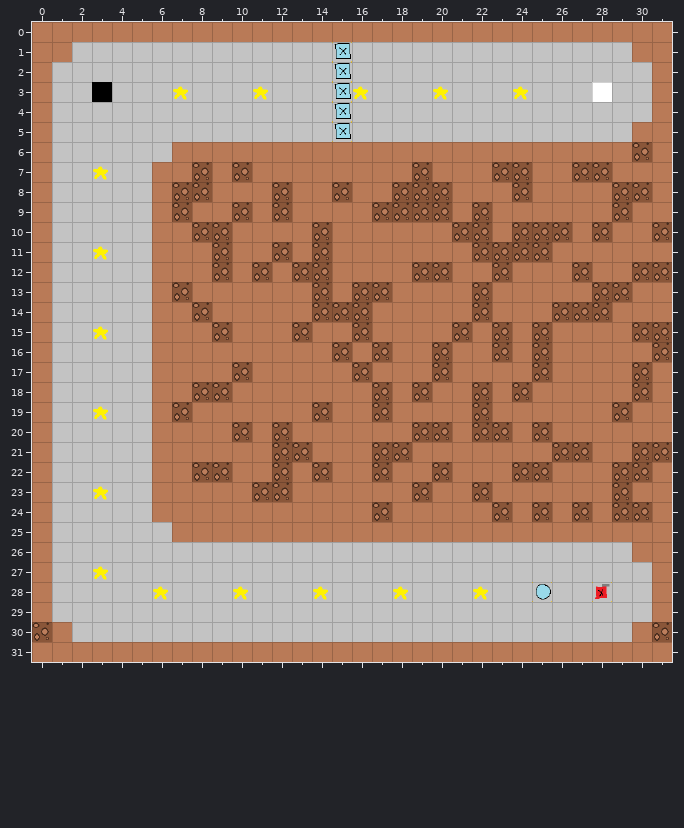
Tiled map (JSON), stored at maps/03.json. Above is the file before it was changed.
Cells are 32x32 px. Shown: x 0..31, y 0..31. Tiles whose own drawing changed are shown in their newer look in all pictures.
The same view after the edit:
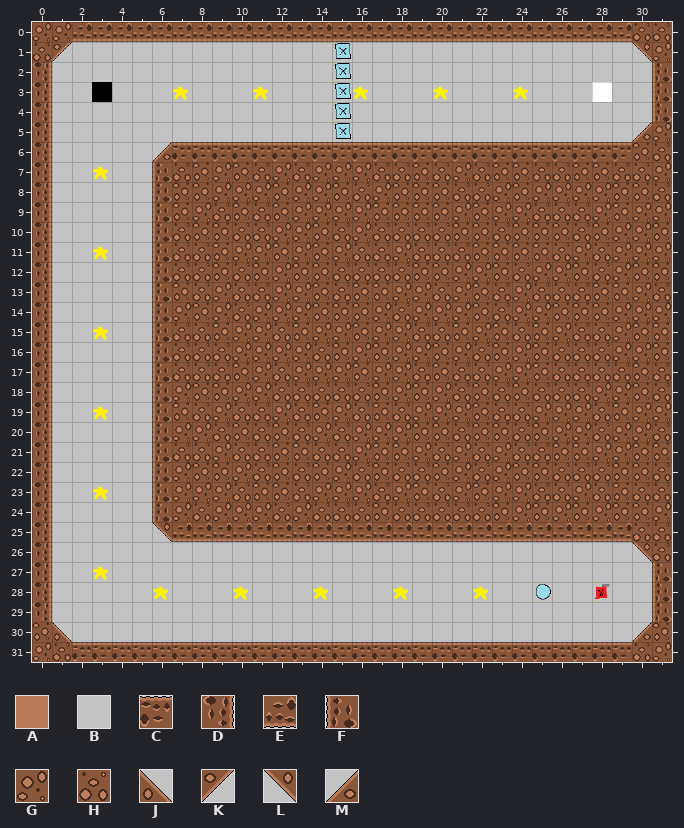
Key: from "tiles": A 0, B 1, C 10, D 11, E 12, F 13, G 14, H 15, J 16, K 17, L 18, M 19.
_ is an empty cell.
The edit:
Layer "03":
y 0: x 0..31 AAAAAAAAAAAAAAAAAAAAAAAAAAAAAAAA -> GGEEEEEEEEEEEEEEEEEEEEEEEEEEEEHH
y 1: x 0..1 AA -> HK; x 30..31 AA -> LG
y 2..4: x 0 A -> D; x 31 A -> F
y 5: x 0 A -> D; x 30..31 AA -> MG
y 6: x 0 A -> D; x 6..29 BAAAAAAAAAAAAAAAAAAAAAAA -> MCCCCCCCCCCCCCCCCCCCCCCC; x 31 A -> H
y 7: x 0 A -> D; x 6..7 AA -> FH; x 9 A -> G; x 11..18 AAAAAAAA -> HGHGGGHH; x 20..22 AAA -> HGH; x 25..26 AA -> HH; x 29..31 AAA -> HHG
y 8: x 0 A -> D; x 6 A -> F; x 9..11 AAA -> GGG; x 13..14 AA -> GG; x 16..17 AA -> HG; x 21..23 AAA -> HHG; x 25..28 AAAA -> GGGG; x 31 A -> H
y 9: x 0 A -> D; x 6 A -> F; x 8..9 AA -> GH; x 11 A -> H; x 13..16 AAAA -> GGGG; x 21 A -> G; x 23..28 AAAAAA -> GGHHHG; x 30..31 AA -> GG
y 10: x 0 A -> D; x 6..7 AA -> FH; x 10..13 AAAA -> HHGG; x 15..20 AAAAAA -> HGHHHH; x 23 A -> H; x 27 A -> H; x 29..30 AA -> GG
y 11: x 0 A -> D; x 6..8 AAA -> FHH; x 10..11 AA -> GG; x 13 A -> G; x 15..21 AAAAAAA -> GHHGHHH; x 26..31 AAAAAA -> HGHGGG
y 12: x 0 A -> D; x 6..8 AAA -> FHH; x 10 A -> H; x 12 A -> G; x 15..18 AAAA -> HHHH; x 21..22 AA -> GG; x 24..26 AAA -> HGG; x 28..29 AA -> HG
y 13: x 0 A -> D; x 6 A -> F; x 8..13 AAAAAA -> HGHHGG; x 15 A -> H; x 18..21 AAAA -> GGHG; x 23..27 AAAAA -> HGHHH; x 30..31 AA -> GH
y 14: x 0 A -> D; x 6..7 AA -> FG; x 9..13 AAAAA -> GHGGG; x 17..21 AAAAA -> GHGGG; x 23..25 AAA -> HGG; x 29..31 AAA -> GGG
y 15: x 0 A -> D; x 6..8 AAA -> FHH; x 10..12 AAA -> GGH; x 14..15 AA -> GG; x 17..20 AAAA -> GGHH; x 22 A -> G; x 24 A -> H; x 26..29 AAAA -> GHHG
y 16: x 0 A -> D; x 6..14 AAAAAAAAA -> FHHHGGGGH; x 16 A -> G; x 18..19 AA -> GG; x 21..22 AA -> GH; x 24 A -> G; x 26..30 AAAAA -> HHHGG
y 17: x 0 A -> D; x 6..9 AAAA -> FHHH; x 11..15 AAAAA -> GHGGG; x 17..19 AAA -> GGH; x 21..24 AAAA -> HHGG; x 26..29 AAAA -> HHHH; x 31 A -> H
y 18: x 0 A -> D; x 6..7 AA -> FG; x 10..16 AAAAAAA -> GGHHHHH; x 18 A -> G; x 20..21 AA -> GH; x 23 A -> H; x 25..29 AAAAA -> HHHGG; x 31 A -> H
y 19: x 0 A -> D; x 6 A -> F; x 8..13 AAAAAA -> HGHHGH; x 15..16 AA -> GH; x 18..21 AAAA -> HGGG; x 23..28 AAAAAA -> HHGGGH; x 30..31 AA -> GG
y 20: x 0 A -> D; x 6..9 AAAA -> FGGH; x 11 A -> H; x 13..18 AAAAAA -> HGHGGG; x 21 A -> H; x 24 A -> H; x 26..31 AAAAAA -> GGHGGH
y 21: x 0 A -> D; x 6..11 AAAAAA -> FHHGHH; x 14..16 AAA -> HHG; x 19..25 AAAAAAA -> GHGHGHH; x 28..29 AA -> GG
y 22: x 0 A -> D; x 6..7 AA -> FG; x 10..11 AA -> GH; x 13 A -> H; x 15..16 AA -> GH; x 18..19 AA -> HH; x 21..23 AAA -> GHG; x 26..28 AAA -> HHH; x 31 A -> H
y 23: x 0 A -> D; x 6..10 AAAAA -> FGGGH; x 13..18 AAAAAA -> HGGGHG; x 20..21 AA -> HG; x 23..28 AAAAAA -> GGHHGH; x 30..31 AA -> HH
y 24: x 0 A -> D; x 6..16 AAAAAAAAAAA -> FGHGGGHGHHH; x 18..22 AAAAA -> HHHHH; x 24 A -> G; x 26 A -> G; x 28 A -> G; x 31 A -> G
y 25: x 0 A -> D; x 6..31 BAAAAAAAAAAAAAAAAAAAAAAAAA -> LEEEEEEEEEEEEEEEEEEEEEEEHH
y 26: x 0 A -> D; x 30..31 AA -> LH
y 27..29: x 0 A -> D; x 31 A -> F
y 30: x 1 A -> J; x 30 A -> M
y 31: x 0..31 AAAAAAAAAAAAAAAAAAAAAAAAAAAAAAAA -> GHCCCCCCCCCCCCCCCCCCCCCCCCCCCCHG
Changed places in both pictures, as pixel boxes (x1, y1, x2, y2):
changed: (32, 22, 672, 662)
